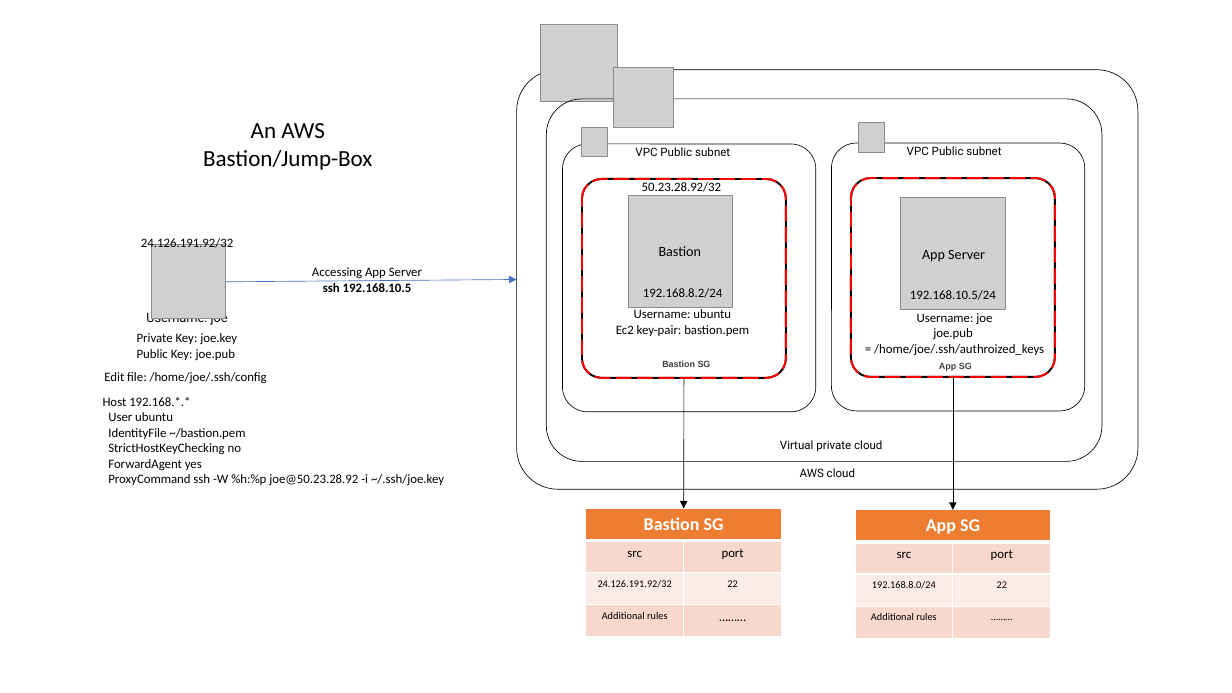
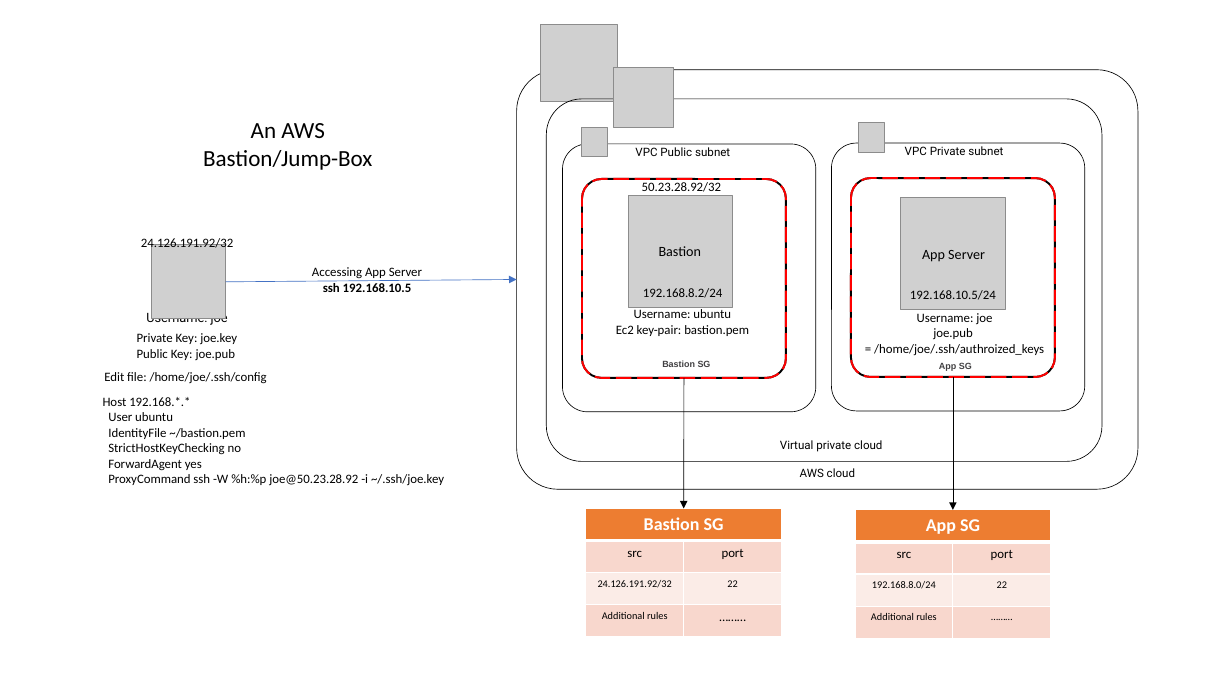
Before and after one commit to mcheriyath/helper-scripts, a slide deck: slide 1 of aws/bastion-host-ssh/Jumpbox-Architecture.pptx. Drawn at 1232x693 pixels with LibreOffice and Linux fonts; fonts in the diff are those of the drawing; grey boxes stand for pictures. Boxes give left, top, right and bottom in pixels: in the first picture for what was removed or moved away, otherwise in the second. Text is boxed around its words. In the diff, an @@ line names an element or a change of style, - is before the commit and + after.

Commit message:
Modified for Private Subnet

```diff
--- a/aws/bastion-host-ssh/Jumpbox-Architecture.pptx
+++ b/aws/bastion-host-ssh/Jumpbox-Architecture.pptx
@@ text at [905, 146, 1003, 155]: text changed @@
-VPC Public subnet
+VPC Private subnet
```
Also in this commit, not shown: 1 other file.
